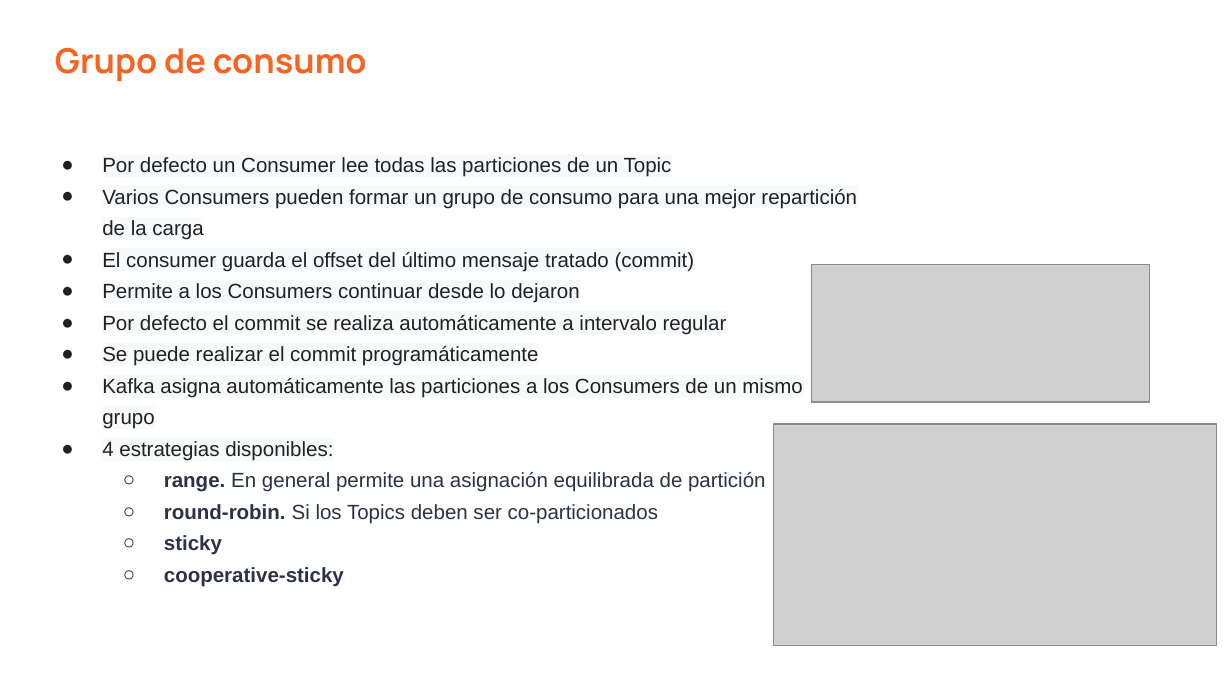
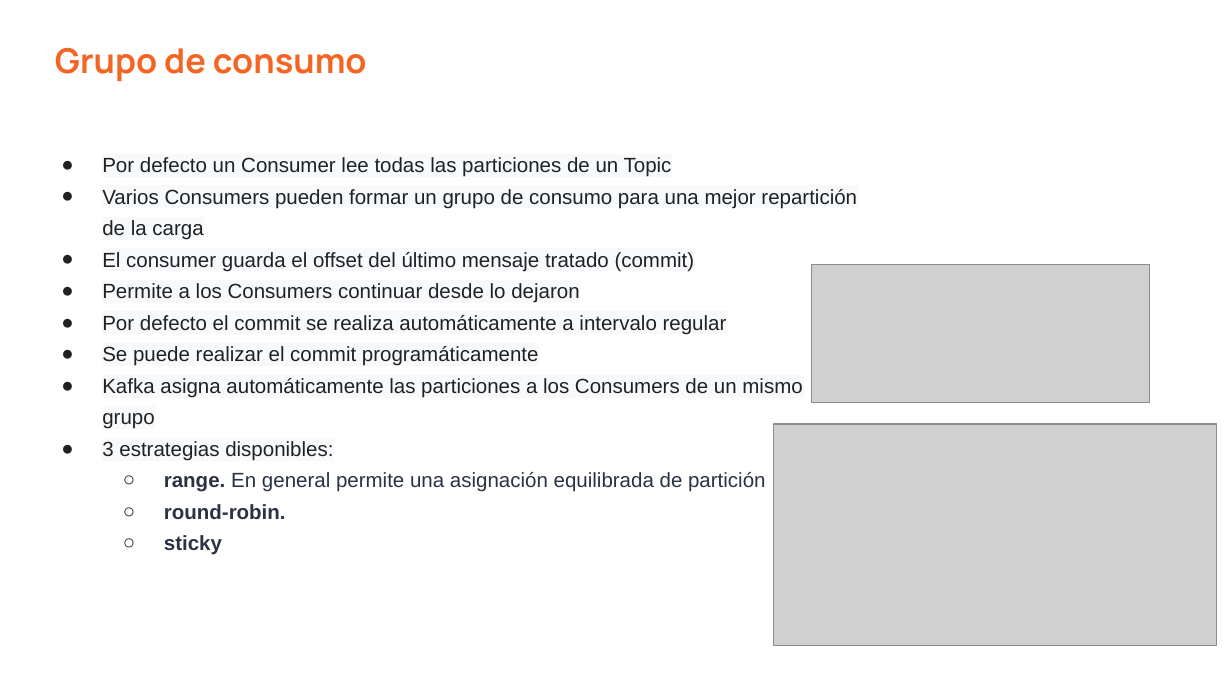
Before and after one commit to vass-engineering/101-kafka, a slide deck: slide 13 of docs/KafkaClients-Producer-Consumer.pptx. Drawn at 1232x693 pixels with LibreOffice and Linux fonts; fonts in the diff are those of the drawing; grey boxes stand for pictures. Boxes give left, top, right and bottom in pixels: in the first picture for what was removed or moved away, otherwise in the second. Text is boxed around its words. In the diff, an @@ line names an element or a change of style, - is before the commit and + after.

```diff
--- a/docs/KafkaClients-Producer-Consumer.pptx
+++ b/docs/KafkaClients-Producer-Consumer.pptx
@@ text at (102, 441, 333, 461): text changed @@
-● 4 estrategias disponibles:
+● 3 estrategias disponibles:
@@ text at (164, 504, 286, 519): text changed; bold on @@
-  ○ round-robin. Si los Topics deben ser co-particionados
+  ○ round-robin.
@@ text at (164, 567, 344, 587): paragraph removed @@
-  ○ cooperative-sticky
```
Also in this commit, not shown: 9 other slides changed.
